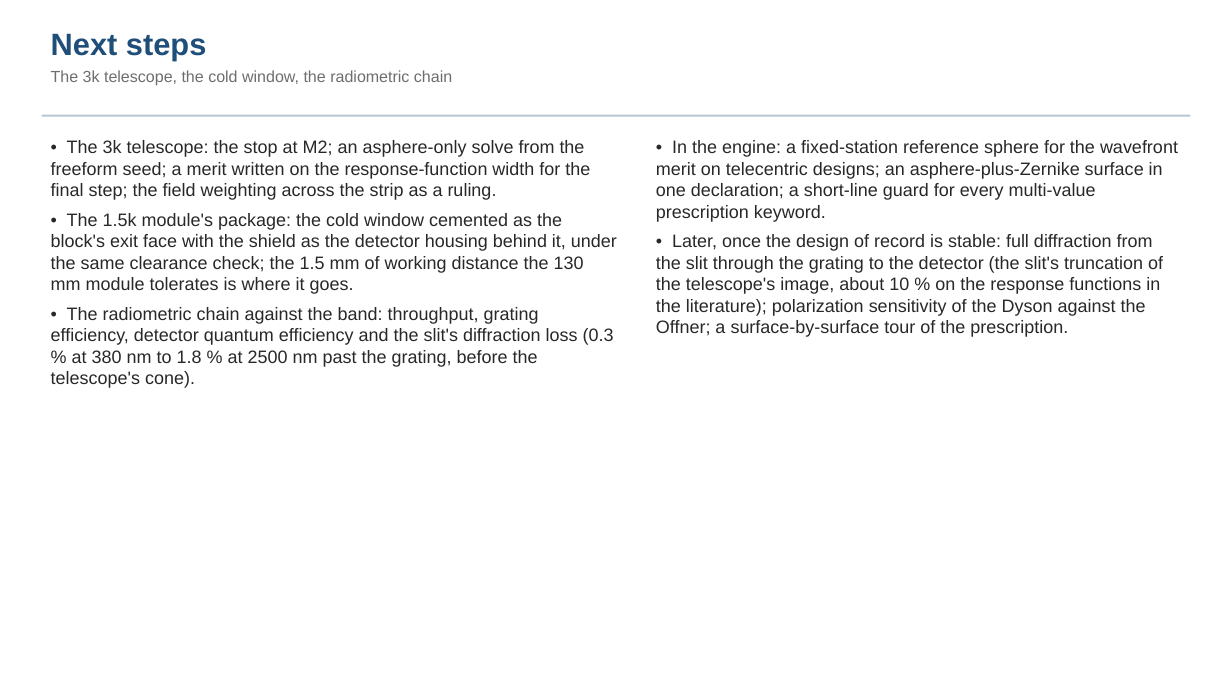
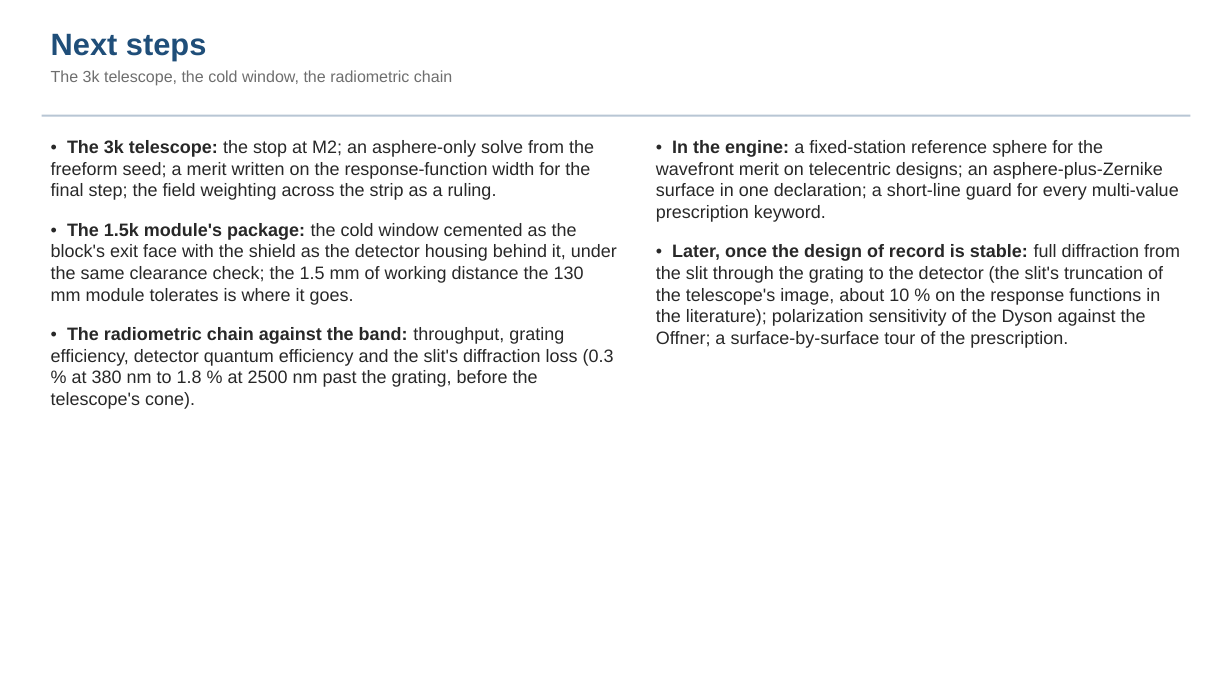
Before and after one commit to nasa-jpl/macos, a slide deck: slide 14 of demo_session/deck_dyson_record.pptx. Drawn at 1232x693 pixels with LibreOffice and Linux fonts; fonts in the diff are those of the drawing. Boxes give left, top, right and bottom in pixels: in the first picture for what was removed or moved away, otherwise in the second. Text is boxed around its words. In the diff, an @@ line names an element or a change of style, - is before the commit and + after.

```diff
--- a/demo_session/deck_dyson_record.pptx
+++ b/demo_session/deck_dyson_record.pptx
@@ text "• The 3k telescope: the ..." at (51,140,617,409): bold on in "The 3k telescope:", "The 1.5k module's package:", "The radiometric chain against the band:"; more space between paragraphs @@
@@ text "• In the engine: a ..." at (656,140,1180,348): bold on in "In the engine:", "Later, once the design of record is ..."; more space between paragraphs @@
```
Also in this commit, not shown: 14 other slides changed, 2 other files.
